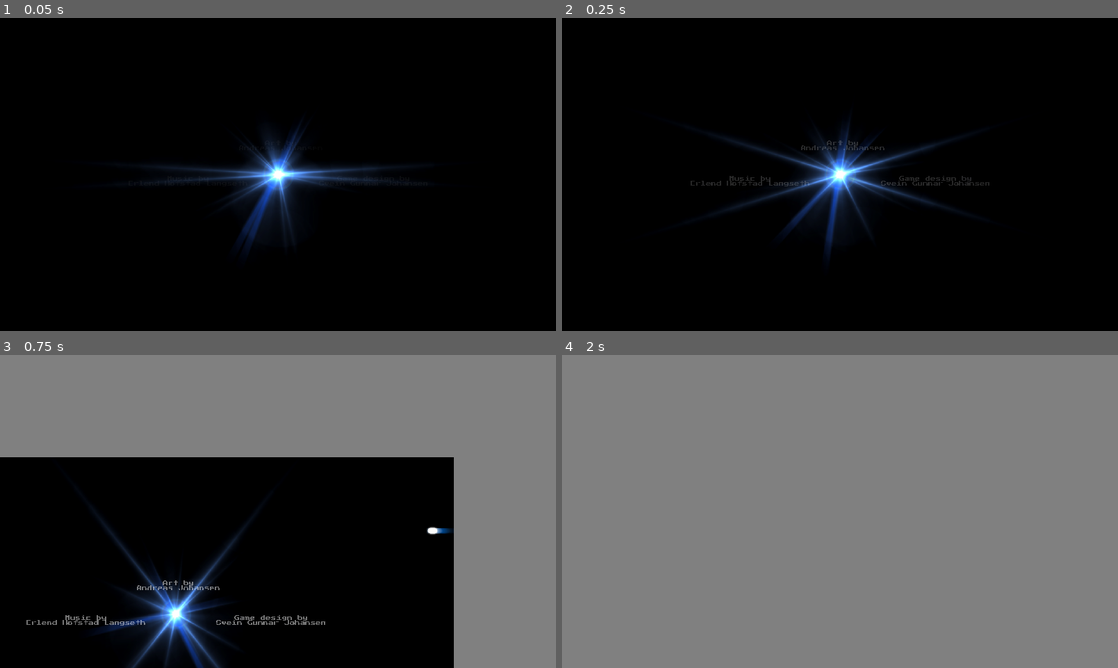
Above: before the commit, frames 1-4 (two rows, left to right).
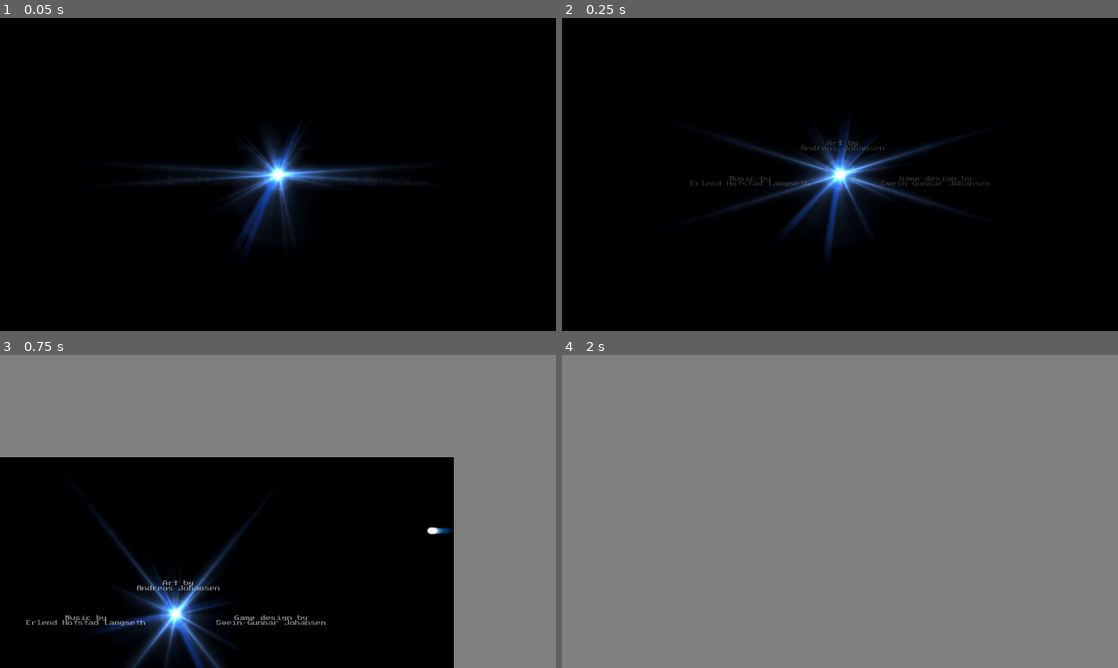
Above: after the commit, the same moments.

Repository: sveinjo/robot-rumble
Game: Godot game, scene res://scenes/credits_3d.tscn
The game is run twice, just before and just after one commit, with the same random seed, the same clock (stepped at 60 frames per second) and the same inputs. Sound files missing from this copy of the repository are replaced by a short silence.
Inputs (mouse positions are in pixels of both pictures, inside the frame that each line leads up to):
- Up to frame 1 (0.05 s): no input
- Up to frame 2 (0.25 s): no input
- Up to frame 3 (0.75 s): tap Enter at 0.5 s; move the mouse to (400, 495) at 0.52 s; hold D from 0.53 s (still down); hold Q from 0.53 s (still down); click (400, 495) at 0.67 s
- Up to frame 4 (2 s): move the mouse to (728, 527) at 1.27 s; release D at 1.28 s; release Q at 1.28 s; hold S from 1.28 s (still down); tap E at 1.35 s; click (728, 527) at 1.42 s

The runs differ from the first frame. In frame 2, less than 0.1% of the frame differs, in the area x 30-70%, y 41-54%; in frame 3, 0.2%, in the area x 4-80%, y 55-87%; in frame 4, nothing differs.

Commit message:
Added 90 degree view rotation.

Diff:
--- a/diagame/scenes/credits_3d.tscn
+++ b/diagame/scenes/credits_3d.tscn
@@ -23,7 +23,7 @@
 emission_enabled = true
 emission = Color(1, 1, 1, 1)
 emission_energy_multiplier = 2.0
-texture_filter = 0
+texture_filter = 1
 cull_mode = 2
 
 [sub_resource type="StandardMaterial3D" id="StandardMaterial3D_Flipped"]
@@ -33,7 +33,7 @@
 emission_enabled = true
 emission = Color(1, 1, 1, 1)
 emission_energy_multiplier = 2.0
-texture_filter = 0
+texture_filter = 1
 cull_mode = 2
 
 [sub_resource type="Environment" id="Environment_1"]
--- a/diagame/scripts/camera_3d_controller.gd
+++ b/diagame/scripts/camera_3d_controller.gd
@@ -6,6 +6,7 @@
 var rotation_enabled: bool = false
 var last_mouse_position: Vector2 = Vector2.ZERO
 var camera_rotation: Vector3 = Vector3.ZERO  # Pitch, Yaw, Roll
+var is_rotating: bool = false
 
 func _ready():
 	# Position camera to view the 3D plane which is at z=0
@@ -32,6 +33,10 @@
 	if event is InputEventKey and event.keycode == KEY_HOME and event.pressed:
 		reset_camera()
 
+	# Rotate camera 90 degrees right with Page Down
+	if event is InputEventKey and event.keycode == KEY_PAGEDOWN and event.pressed and not is_rotating:
+		rotate_90_degrees_right()
+
 	# Rotate camera based on mouse movement
 	if event is InputEventMouseMotion and rotation_enabled:
 		var delta_mouse = event.relative
@@ -45,15 +50,28 @@
 		# Clamp pitch to avoid flipping
 		camera_rotation.x = clamp(camera_rotation.x, -PI/2, PI/2)
 
-		# Apply rotation
-		rotation = camera_rotation
-
 func reset_camera():
 	"""Reset camera to initial position and rotation"""
 	position = Vector3(0, 0, 9.6)
 	rotation = Vector3.ZERO
 	camera_rotation = Vector3.ZERO
 	print("Camera reset to initial position")
+
+func rotate_90_degrees_right():
+	"""Rotate camera 90 degrees to the right with smooth animation"""
+	if is_rotating:
+		return  # Already rotating
+
+	is_rotating = true
+	var tween = create_tween()
+	tween.set_trans(Tween.TRANS_QUAD)  # Quadratic easing for acceleration/deceleration
+	tween.set_ease(Tween.EASE_IN_OUT)
+
+	var target_y = camera_rotation.y - PI / 2  # 90 degrees in radians (left)
+	tween.tween_property(self, "camera_rotation:y", target_y, 1.0)  # 1 second duration
+
+	# Connect to finished signal to reset flag
+	tween.finished.connect(func(): is_rotating = false)
 
 func _process(delta):
 	# Handle keyboard movement
@@ -82,6 +100,9 @@
 
 		position += forward * move_vector.z + right * move_vector.x + up * move_vector.y
 
+	# Apply current rotation
+	rotation = camera_rotation
+
 	# Release mouse if escape is pressed
 	if Input.is_action_just_pressed("ui_cancel") and rotation_enabled:
 		rotation_enabled = false
Not shown, added: diagame/scripts/credits_3d_controller.gd.uid
